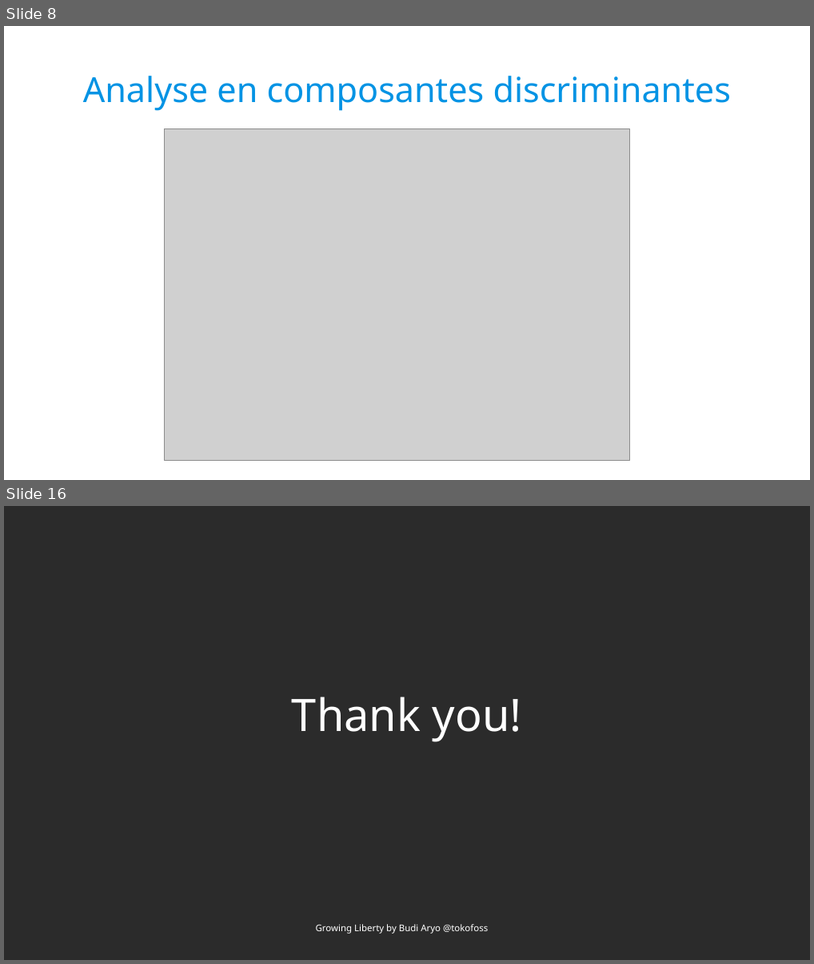
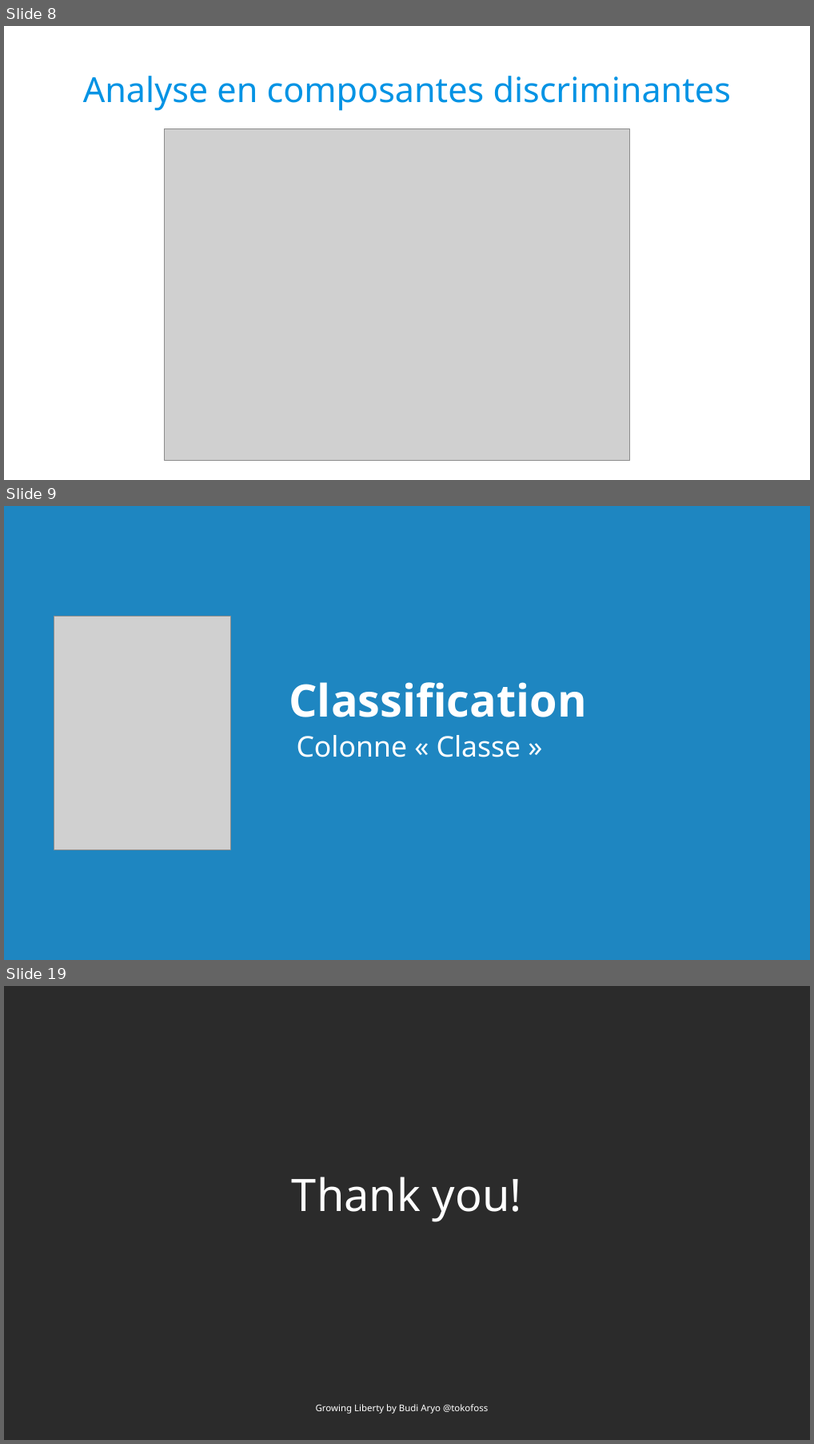
Before and after one commit to Polytech-E2I/data-processing, a slide deck: Projet3/report/report.odp. Shown one above the other, each under a label of ours: slides 8 and 16 before the commit, slides 8, 9 and 19 after it; the slides between them are not shown. The pictures are 814x964 and 814x1444 pixels, drawn with LibreOffice and Linux fonts; fonts in the diff are those of the drawing; grey boxes stand for pictures; background and template pictures are left out; a plain dark background stands for a picture behind light text. Boxes give left, top, right and bottom in pixels: in the first picture for what was removed or moved away, otherwise in the second. Text is boxed around its words. In the diff, an @@ line names an element or a change of style, - is before the commit and + after.

```diff
--- a/Projet3/report/report.odp
+++ b/Projet3/report/report.odp
@@ slide 9 added at <box>4,506,810,960</box>, background #1E86C1 @@
@@ picture added at <box>54,616,231,850</box> @@
@@ text added at <box>289,682,587,717</box>, 44 pt, text #FFFFFF, bold @@
+Classification
@@ text added at <box>297,735,522,757</box>, 28 pt, text #FFFFFF @@
+Colonne « Classe »
@@ what was slide 16 is now slide 19 @@
```
Also in this commit, not shown: 1 slide changed, 11 other slides added, 9 slides removed, 2 other files.
